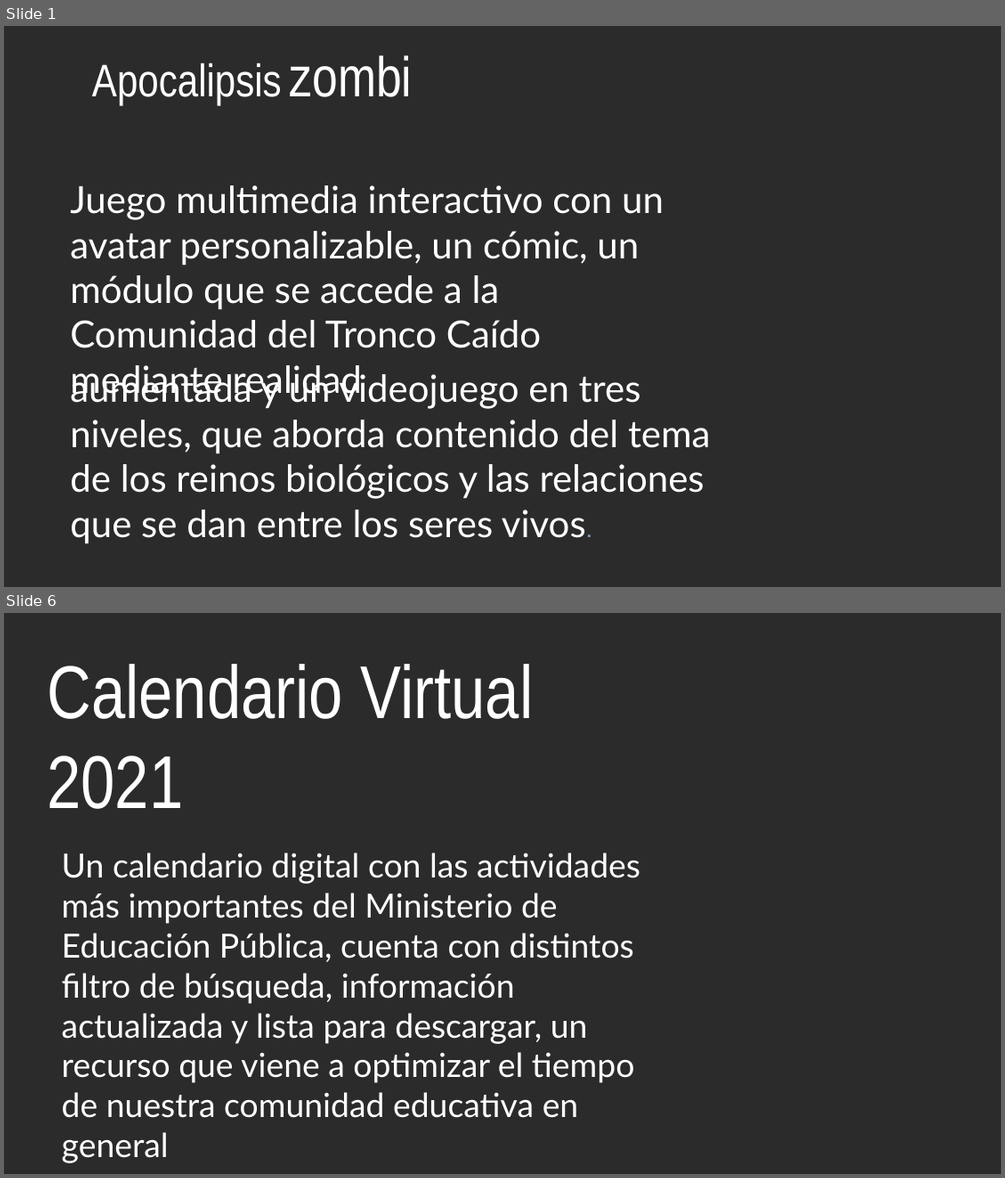
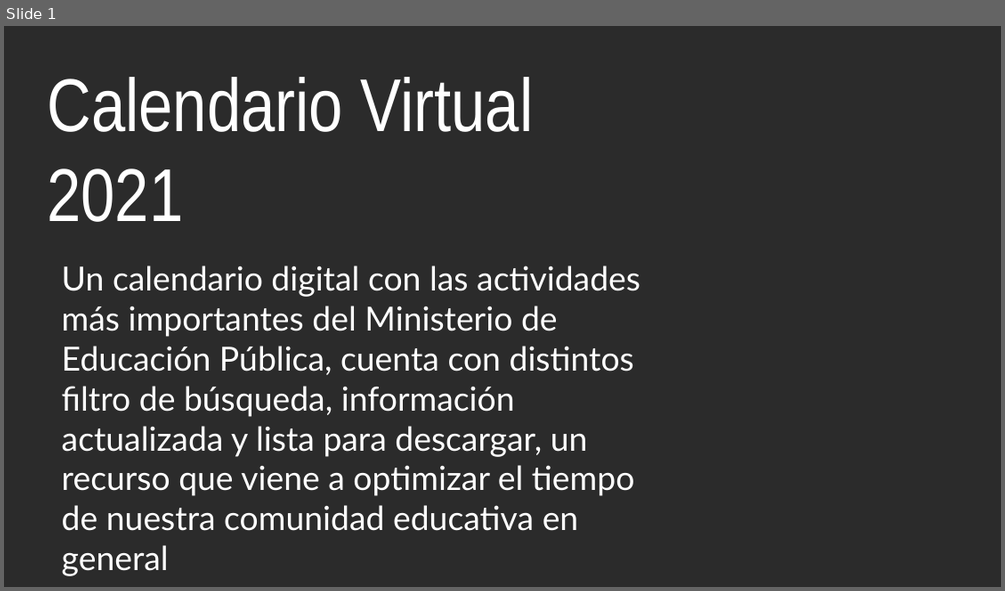
Before and after one commit to producciongespro/ColeccionRecursosGespro, a slide deck: diseño/img-avances/descriptivo.pptx. Shown one above the other, each under a label of ours: slides 1 and 6 before the commit, slide 1 after it; the slides between them are not shown. The pictures are 1005x1178 and 1005x591 pixels, drawn with LibreOffice and Linux fonts; fonts in the diff are those of the drawing; background and template pictures are left out; a plain dark background stands for a picture behind light text. Boxes give left, top, right and bottom in pixels: in the first picture for what was removed or moved away, otherwise in the second. Text is boxed around its words. In the diff, an @@ line names an element or a change of style, - is before the commit and + after.

```diff
--- a/diseño/img-avances/descriptivo.pptx
+++ b/diseño/img-avances/descriptivo.pptx
@@ slide 1 removed at [4,26,1001,587], background picture (left out) @@
@@ text removed at [92,55,413,105] @@
-Apocalipsis zombi
@@ text removed at [70,185,663,348] @@
-Juego multimedia interactivo con un avatar personalizable, un cómic, un módulo que se accede a la Comunidad del Tronco Caído mediante realidad
@@ text removed at [70,370,711,544] @@
-aumentada y un videojuego en tres niveles, que aborda contenido del tema de los reinos biológicos y las relaciones que se dan entre los seres vivos.
@@ what was slide 6 is now slide 1 @@
```
Also in this commit, not shown: 1 slide added, 5 other slides removed, 10 other files.
